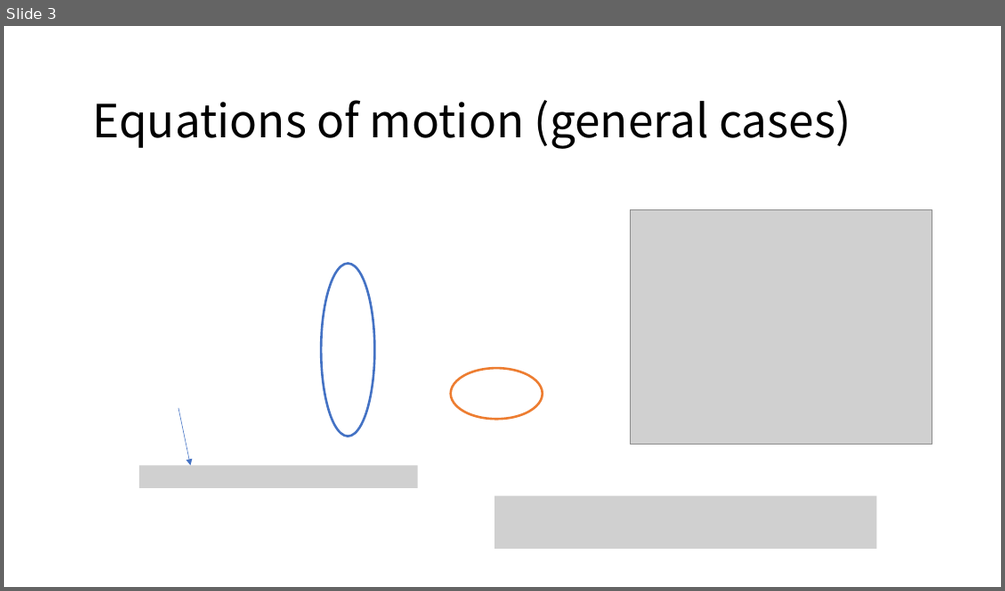
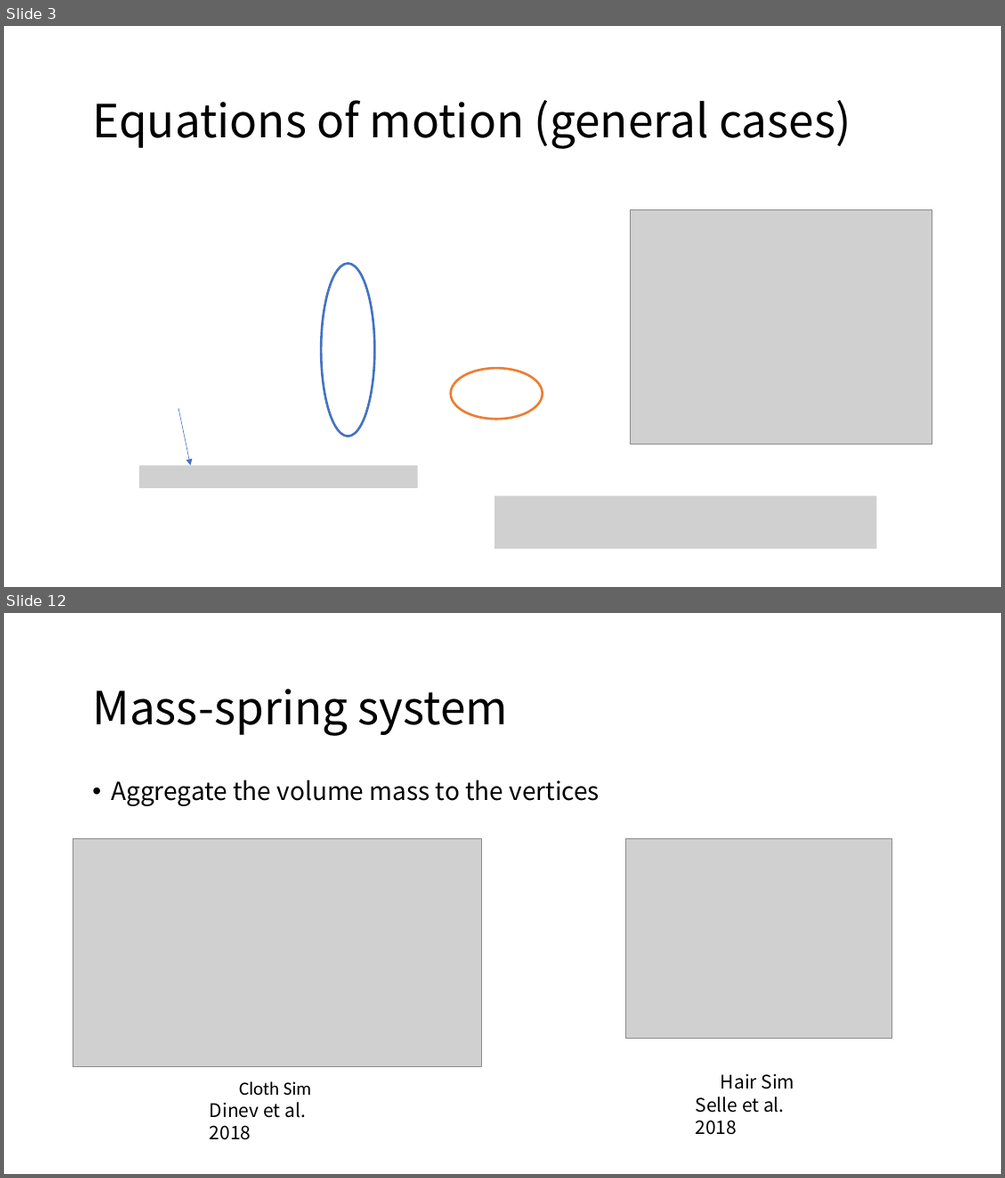
Before and after one commit to LILKOTYO/Lab-Presentation, a slide deck: 20220725_simulation/Deformable Simulation.pptx. Shown one above the other, each under a label of ours: slide 3 before the commit, slides 3 and 12 after it; the slides between them are not shown. The pictures are 1005x591 and 1005x1178 pixels, drawn with LibreOffice and Linux fonts; fonts in the diff are those of the drawing; grey boxes stand for pictures. Boxes give left, top, right and bottom in pixels: in the first picture for what was removed or moved away, otherwise in the second. Text is boxed around its words. In the diff, an @@ line names an element or a change of style, - is before the commit and + after.

Commit message:
mass-spring finished

```diff
--- a/20220725_simulation/Deformable Simulation.pptx
+++ b/20220725_simulation/Deformable Simulation.pptx
@@ slide 12 added at box(4, 613, 1001, 1174), background #FFFFFF @@
@@ text added at box(92, 689, 508, 736), 44 pt, text #000000 @@
+Mass-spring system
@@ text added at box(111, 779, 599, 806), 24 pt, text #000000 @@
+• Aggregate the volume mass to the vertices
@@ picture added at box(73, 839, 481, 1067) @@
@@ picture added at box(626, 839, 892, 1038) @@
@@ text added at box(210, 1081, 311, 1140), 18 pt, text #000000 @@
+Cloth Sim
+Dinev et al. 2018
@@ text added at box(696, 1074, 795, 1135), 18 pt, text #000000 @@
+Hair Sim
+Selle et al. 2018
```
Also in this commit, not shown: 6 slides changed, 3 other slides added, 7 other files.
